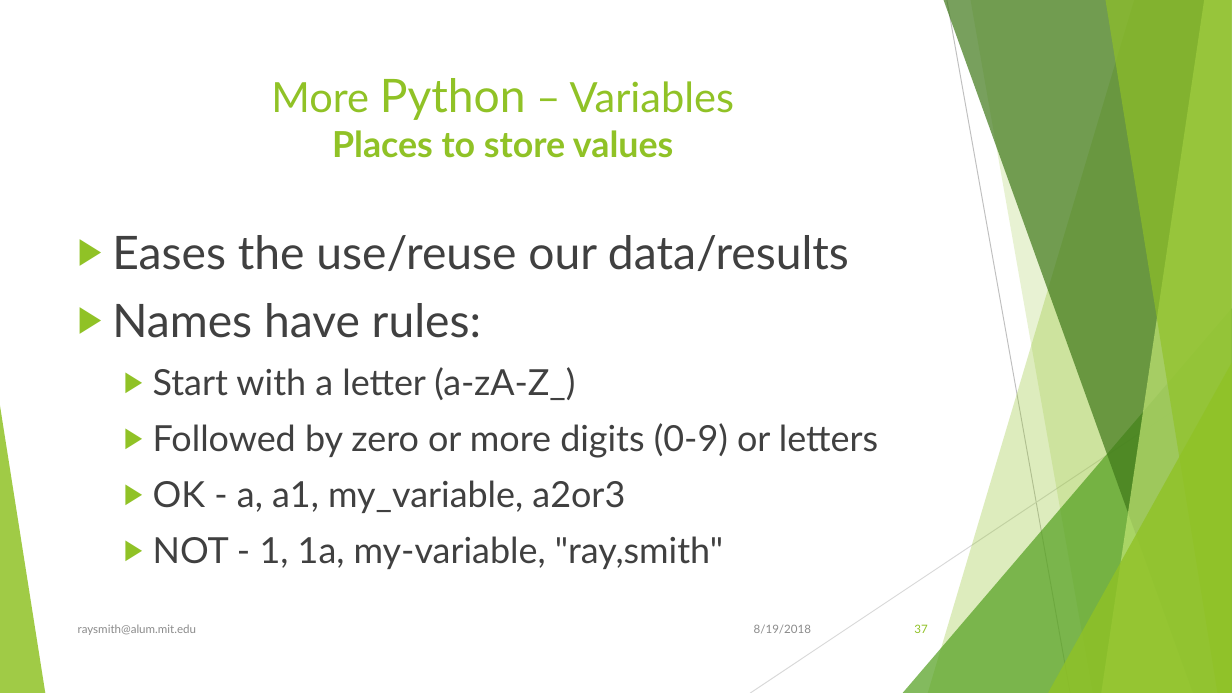
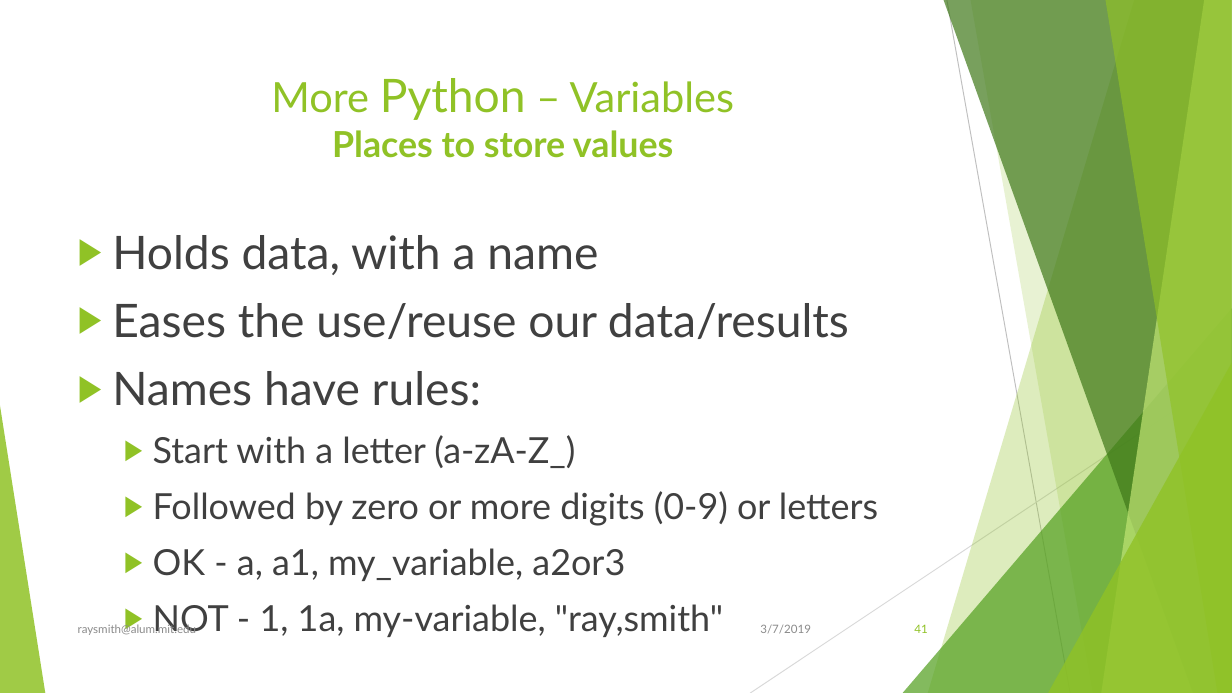
Before and after one commit to raysmith619/Introduction-To-Programming, a slide deck: slide 41 of Docs/Introduction to Proramming Using Python.pptx (slide 37 before the commit). Drawn at 1232x693 pixels with LibreOffice and Linux fonts; fonts in the diff are those of the drawing. Boxes give left, top, right and bottom in pixels: in the first picture for what was removed or moved away, otherwise in the second. Text is boxed around its words. In the diff, an @@ line names an element or a change of style, - is before the commit and + after.

```diff
--- a/Docs/Introduction to Proramming Using Python.pptx
+++ b/Docs/Introduction to Proramming Using Python.pptx
@@ text at <box>112,235,598,275</box>: paragraph added @@
+▶ Holds data, with a name
@@ text at <box>760,624,811,634</box>: text changed @@
-8/19/2018
+3/7/2019
@@ page number at <box>914,624,927,633</box>: text changed @@
-37
+41
```
Also in this commit, not shown: 39 other slides changed, 33 slides added.
